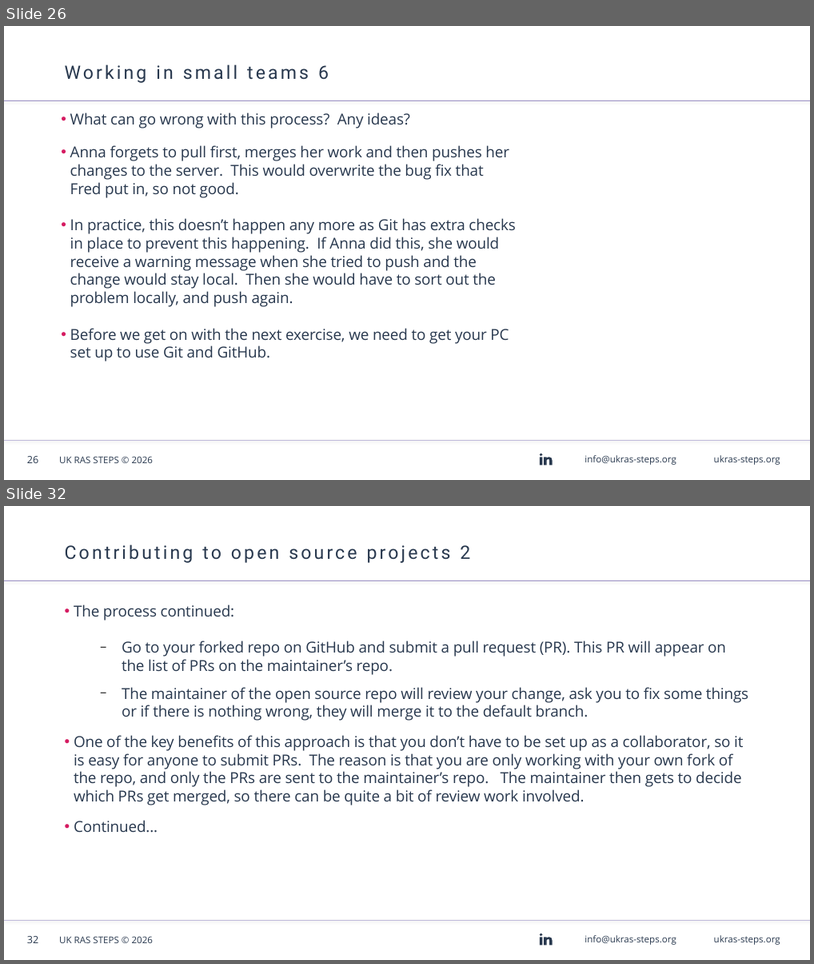
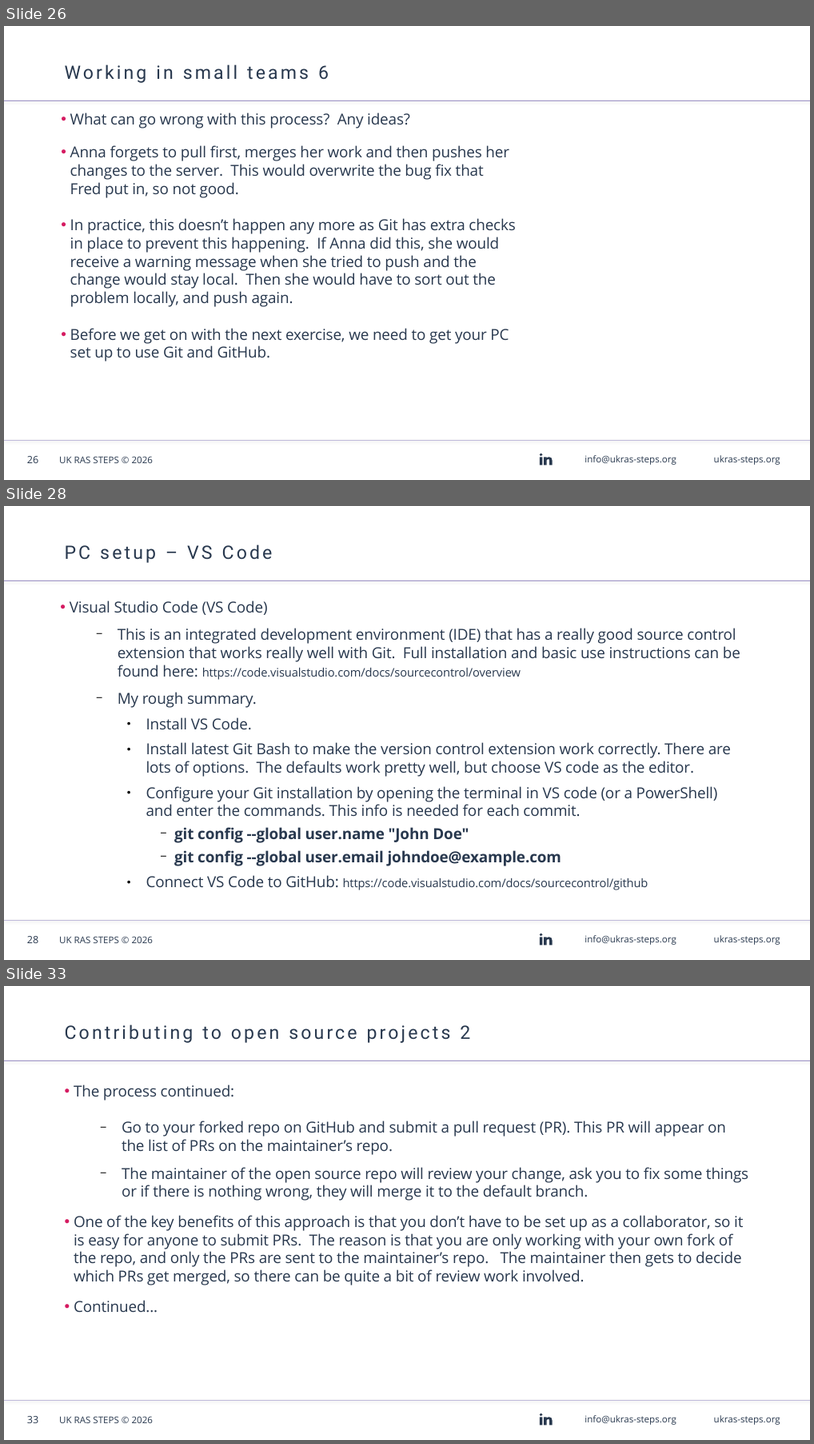
Before and after one commit to AndyBlightLeeds/git-github-workshop, a slide deck: presentation/Git & GitHub Workshop - Windows.odp. Shown one above the other, each under a label of ours: slides 26 and 32 before the commit, slides 26, 28 and 33 after it; the slides between them are not shown. The pictures are 814x964 and 814x1444 pixels, drawn with LibreOffice and Linux fonts; fonts in the diff are those of the drawing; background and template pictures are left out. Boxes give left, top, right and bottom in pixels: in the first picture for what was removed or moved away, otherwise in the second. Text is boxed around its words. In the diff, an @@ line names an element or a change of style, - is before the commit and + after.

Commit message:
Add PDF version of Git & GitHub Workshop presentation for Windows

```diff
--- a/presentation/Git & GitHub Workshop - Windows.odp
+++ b/presentation/Git & GitHub Workshop - Windows.odp
@@ slide 28 added at (4,506,810,960), background #FFFFFF; not listed: 7 template elements that a slide beside it also shows @@
@@ title added at (65,544,273,563), 22 pt, text #28384E @@
+PC setup – VS Code
@@ text added at (70,600,741,890), 18 pt, text #28384E @@
+• Visual Studio Code (VS Code)
+  − This is an integrated development environment (IDE) that has a really good source control extension that works really well with Git. Full installation and basic use instructions can be found here: https://code.visualstudio.com/docs/sourcecontrol/overview
+  − My rough summary.
+    ● Install VS Code.
+    ● Install latest Git Bash to make the version control extension work correctly. There are lots of options. The defaults work pretty well, but choose VS code as the editor.
+    ● Configure your Git installation by opening the terminal in VS code (or a PowerShell) and enter the commands. This info is needed for each commit.
+      − git config --global user.name "John Doe"
+      − git config --global user.email johndoe@example.com
+    ● Connect VS Code to GitHub: https://code.visualstudio.com/docs/sourcecontrol/github
@@ what was slide 32 is now slide 33 @@
@@ page number at (27,1416,38,1423): text changed @@
-32
+33
```
Also in this commit, not shown: 10 slides changed, 1 other slide added, 1 slide removed, 1 other file.
